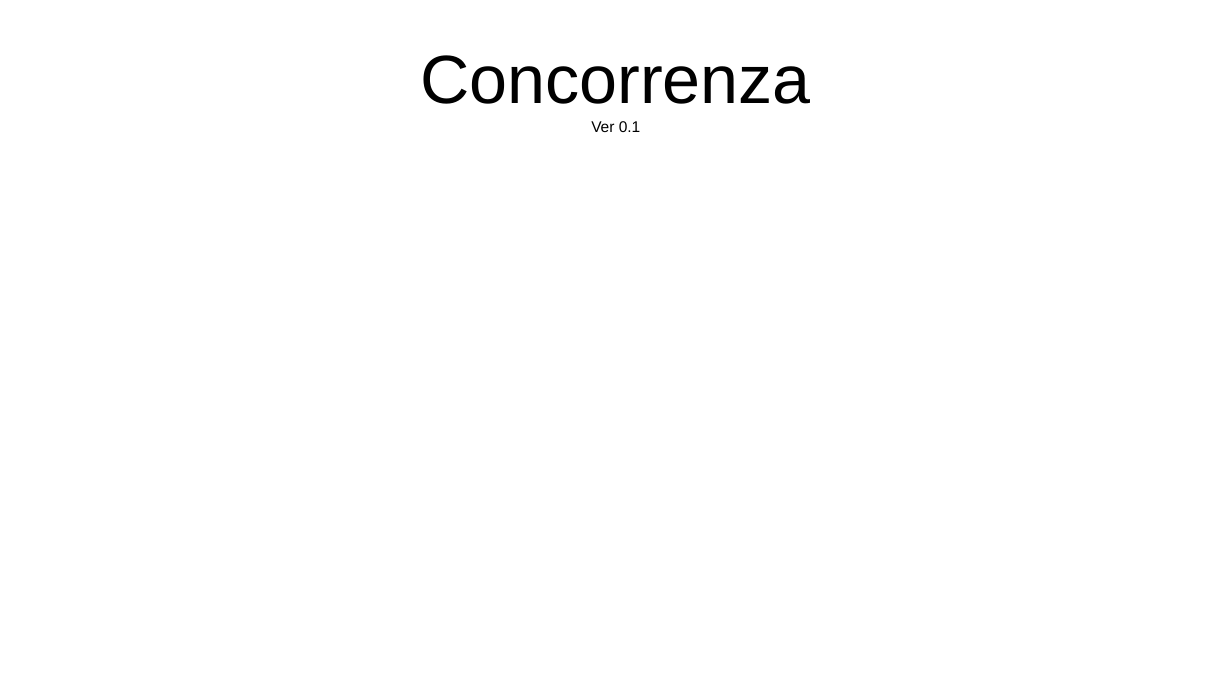
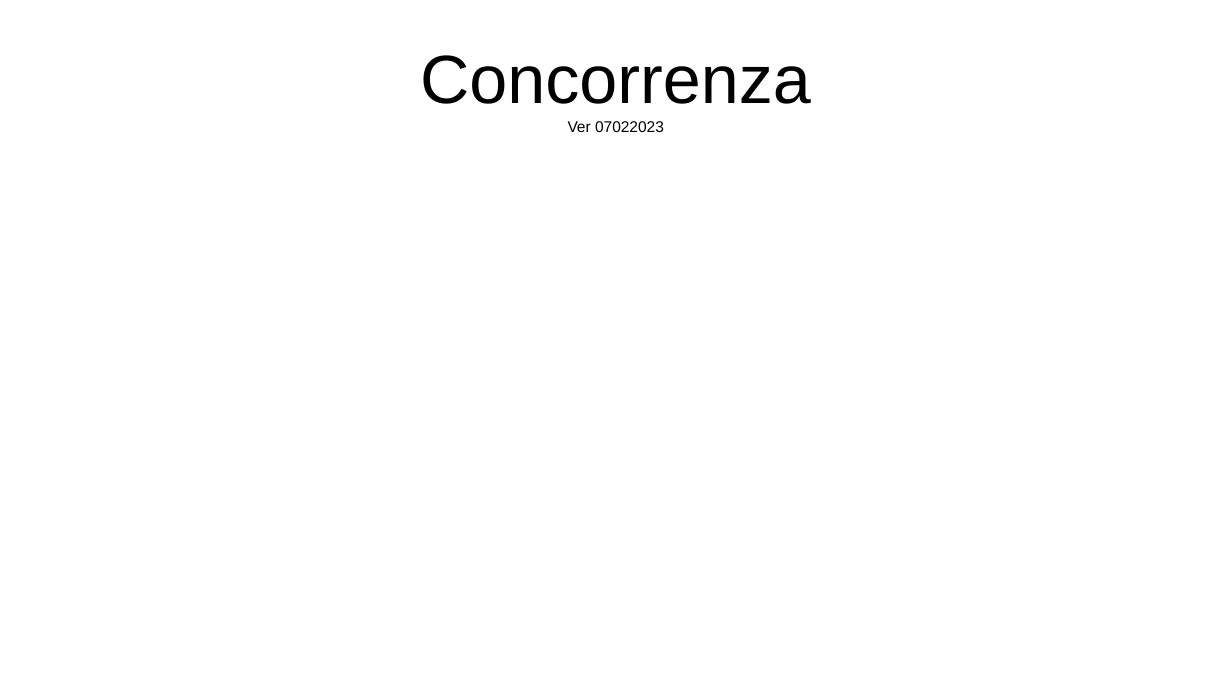
Before and after one commit to checksound/Slides_THREAD_CONCORRENZA, a slide deck: slide 1 of CONCORRENZA.pptx. Drawn at 1232x693 pixels with LibreOffice and Linux fonts; fonts in the diff are those of the drawing. Boxes give left, top, right and bottom in pixels: in the first picture for what was removed or moved away, otherwise in the second. Text is boxed around its words. In the diff, an @@ line names an element or a change of style, - is before the commit and + after.

```diff
--- a/CONCORRENZA.pptx
+++ b/CONCORRENZA.pptx
@@ text at <box>568,121,664,132</box>: text changed @@
-Ver 0.1
+Ver 07022023
```
Also in this commit, not shown: 1 other file.
